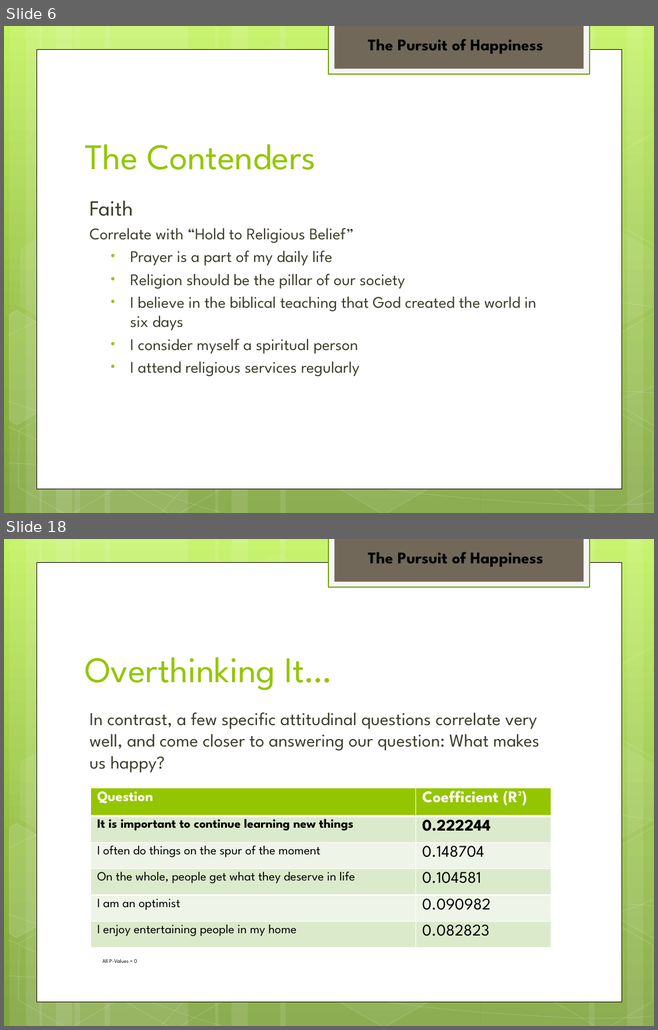
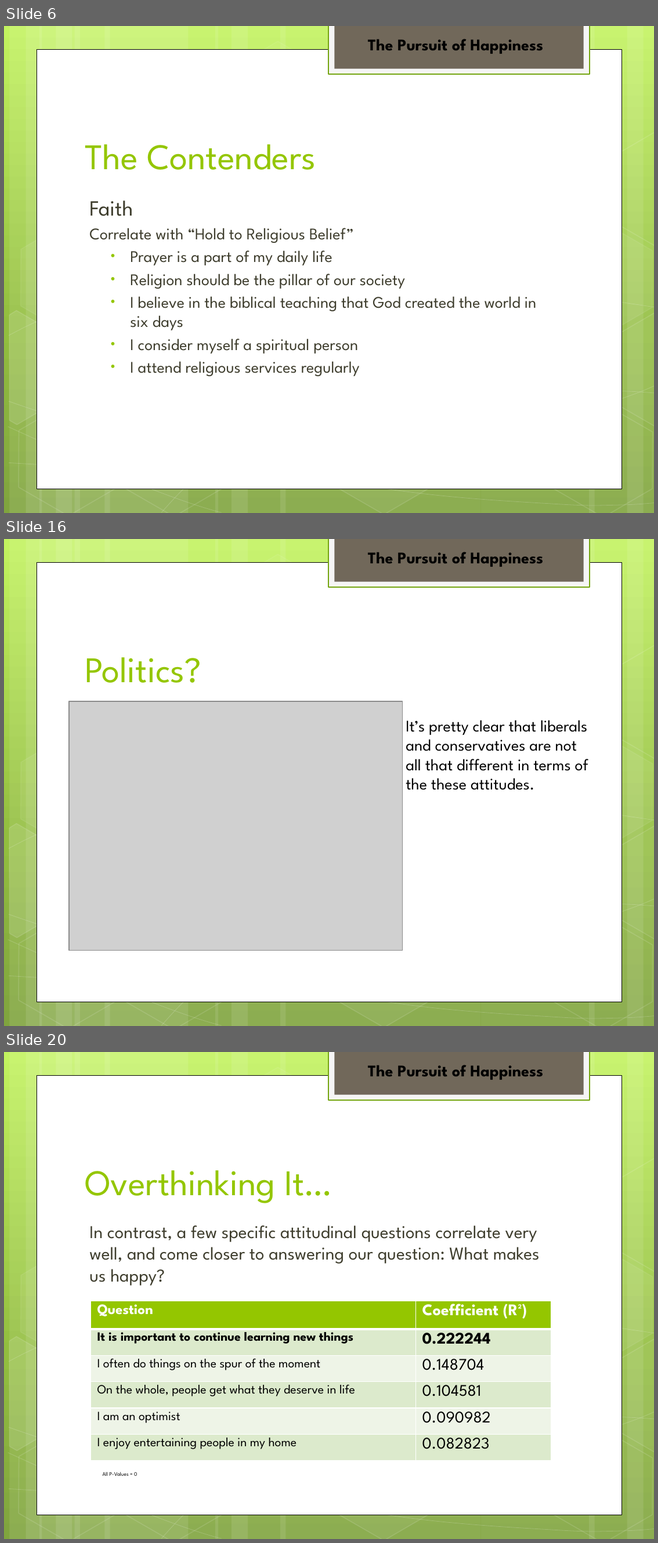
Before and after one commit to jeffbaronp3/BARON_DSC530_TermProject, a slide deck: The Pursuit of Happiness.pptx. Shown one above the other, each under a label of ours: slides 6 and 18 before the commit, slides 6, 16 and 20 after it; the slides between them are not shown. The pictures are 658x1030 and 658x1543 pixels, drawn with LibreOffice and Linux fonts; fonts in the diff are those of the drawing; grey boxes stand for pictures. Boxes give left, top, right and bottom in pixels: in the first picture for what was removed or moved away, otherwise in the second. Text is boxed around its words. In the diff, an @@ line names an element or a change of style, - is before the commit and + after.

```diff
--- a/The Pursuit of Happiness.pptx
+++ b/The Pursuit of Happiness.pptx
@@ slide 16 added at (4,539,654,1026), background gradient #C3F35F to #93BF3F to #81A53E; not listed: 31 template elements that a slide beside it also shows @@
@@ text added at (368,552,543,567), 18 pt, text #000000, bold @@
+The Pursuit of Happiness
@@ title added at (85,657,201,683), 40 pt, text #94C600 @@
+Politics?
@@ picture added at (69,701,402,951) @@
@@ text added at (405,720,588,790), 18 pt, text #000000 @@
+It’s pretty clear that liberals
+and conservatives are not
+all that different in terms of
+the these attitudes.
@@ what was slide 18 is now slide 20 @@
```
Also in this commit, not shown: 11 slides changed, 2 other slides added, 4 other files.
